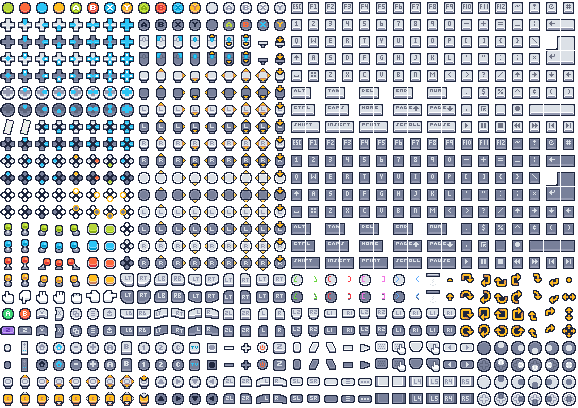
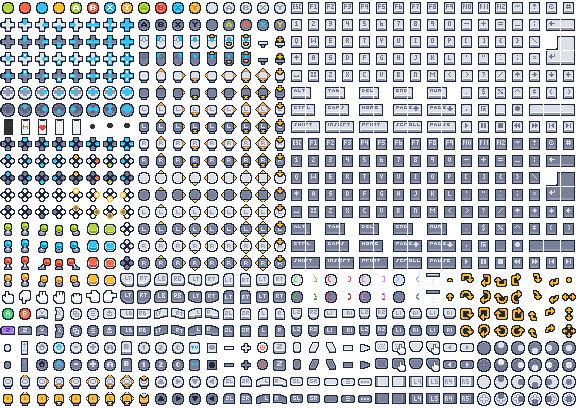
The second 578 x 408 image is a revision of the first. Changes to its layers:
removed group "그룹 2 복사" (4 layers) over [20, 119, 31, 135]
removed layer "레이어 8 복사 7" (1st of 2, in "그룹 2 복사") (was lighten, 80%) from group "그룹 2 복사" over [21, 120, 30, 134]
removed layer "레이어 8 복사 6" (1st of 2, in "그룹 2 복사") (was lighten, 80%) from group "그룹 2 복사" over [21, 121, 29, 135]
removed layer "레이어 7" (1st of 2, in "그룹 2 복사") from group "그룹 2 복사" over [21, 120, 30, 134]
removed layer "레이어 6" (1st of 2, in "그룹 2 복사") from group "그룹 2 복사" over [20, 119, 31, 135]
added layer "레이어 10" in group "그룹 2" over [5, 120, 12, 134]
added layer "레이어 8 복사 4" in group "그룹 2" over [4, 119, 13, 135]
added layer "레이어 8 복사 13" (lighten) in group "그룹 2" over [22, 121, 30, 135]
added layer "레이어 8 복사 12" (lighten) in group "그룹 2" over [22, 120, 29, 135]
added layer "레이어 8 복사 3" in group "그룹 2" over [21, 119, 30, 135]
added layer "레이어 8 복사 11" (lighten) in group "그룹 2" over [39, 121, 47, 135]
added layer "레이어 8 복사 10" (lighten) in group "그룹 2" over [39, 120, 46, 135]
added layer "레이어 8 복사 2" in group "그룹 2" over [38, 119, 47, 135]
added layer "레이어 8 복사 9" (lighten) in group "그룹 2" over [73, 121, 81, 135]
added layer "레이어 8 복사 8" (lighten) in group "그룹 2" over [73, 120, 80, 135]
added layer "레이어 8 복사" in group "그룹 2" over [72, 119, 81, 135]
"레이어 8 복사 7" (in "그룹 2"): opacity 80% → 100%, painted on it over [4, 121, 64, 135]
"레이어 8 복사 6" (in "그룹 2"): opacity 80% → 100%, painted on it over [4, 120, 63, 135]
painted on "레이어 7" (in "그룹 2") over [4, 120, 63, 134]
removed layer "레이어 6" (2nd of 2, in "그룹 2") from group "그룹 2" over [3, 119, 14, 135]
added layer "레이어 8" in group "그룹 2" over [55, 119, 64, 135]
painted on "레이어 3" over [35, 116, 134, 138]
painted on "tilemap" over [36, 121, 133, 133]
added layer "레이어 11" above "레이어 6 복사 56" over [90, 123, 130, 129]
…and 5 more changes (5 added)
